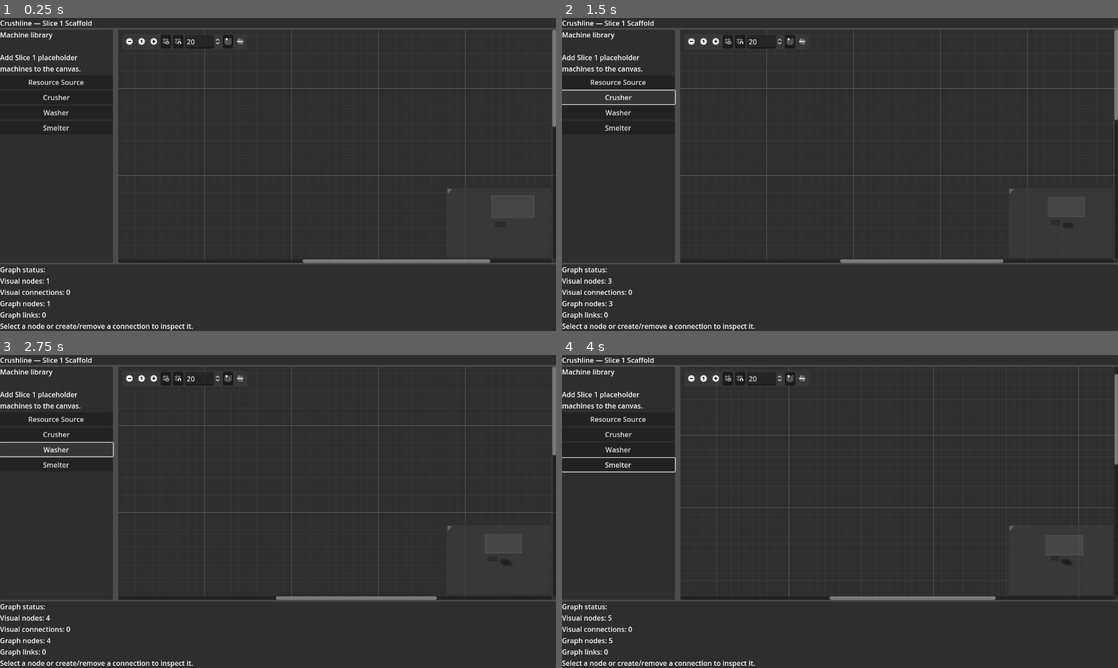
Above: before the commit, frames 1-4 (two rows, left to right).
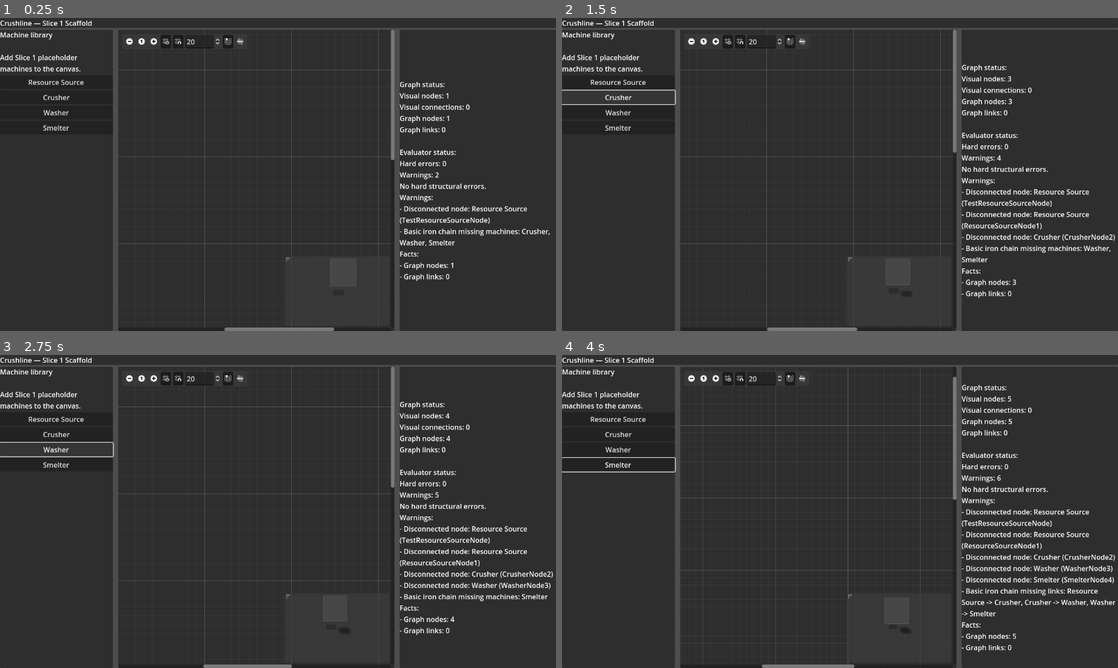
Above: after the commit, the same moments.

Repository: killerbearddude/Crushline-Godot
Game: Godot game, scene res://scenes/main/Main.tscn
Same seed, same stepped clock (60 frames per second), same inputs: the game is played once before the commit and once after it.
Inputs (mouse positions are in pixels of both pictures, inside the frame that each line leads up to):
- Up to frame 1 (0.25 s): no input
- Up to frame 2 (1.5 s): click "Resource Source" at 0.5 s; click "Crusher" at 1.25 s
- Up to frame 3 (2.75 s): click "Washer" at 2 s
- Up to frame 4 (4 s): click "Smelter" at 2.75 s; click (689, 380) at 3.5 s

The runs differ from the first frame. In frame 1, 5.8% of the frame differs, in the area x 0-100%, y 3-100%; in frame 2, 6.2%; in frame 3, 6.4%; in frame 4, 7.2%.

Commit message:
Add graph model diagnostics (#12)
* Add evaluation result container

* Add graph evaluator

* Run graph evaluator for status

* Add uid sidecar

* Add uid sidecar

* Move diagnostics panel to right side

* Update diagnostics panel paths

Diff:
--- a/scenes/main/Main.tscn
+++ b/scenes/main/Main.tscn
@@ -59,15 +59,19 @@
 layout_mode = 2
 text = "Smelter"
 
-[node name="ProductionGraphView" parent="Root/Body" instance=ExtResource("1")]
+[node name="WorkArea" type="HSplitContainer" parent="Root/Body"]
 layout_mode = 2
 size_flags_horizontal = 3
 
-[node name="DiagnosticsPanel" type="PanelContainer" parent="Root"]
-custom_minimum_size = Vector2(0, 120)
+[node name="ProductionGraphView" parent="Root/Body/WorkArea" instance=ExtResource("1")]
+layout_mode = 2
+size_flags_horizontal = 3
+
+[node name="DiagnosticsPanel" type="PanelContainer" parent="Root/Body/WorkArea"]
+custom_minimum_size = Vector2(360, 0)
 layout_mode = 2
 
-[node name="DiagnosticsLabel" type="Label" parent="Root/DiagnosticsPanel"]
+[node name="DiagnosticsLabel" type="Label" parent="Root/Body/WorkArea/DiagnosticsPanel"]
 layout_mode = 2
 text = "Diagnostics placeholder: deficits, bottlenecks, zero-output links, power state, unmanaged byproducts, and objective progress."
 autowrap_mode = 3
--- /dev/null
+++ b/scripts/simulation/evaluation_result.gd
@@ -0,0 +1,56 @@
+extends RefCounted
+
+var hard_errors: Array[String] = []
+var warnings: Array[String] = []
+var facts: Array[String] = []
+
+func add_hard_error(message: String) -> void:
+	hard_errors.append(message)
+
+func add_warning(message: String) -> void:
+	warnings.append(message)
+
+func add_fact(message: String) -> void:
+	facts.append(message)
+
+func hard_error_count() -> int:
+	return hard_errors.size()
+
+func warning_count() -> int:
+	return warnings.size()
+
+func passed() -> bool:
+	return hard_errors.is_empty()
+
+func describe() -> String:
+	var lines: Array[String] = []
+	lines.append("Evaluator status:")
+	lines.append("Hard errors: %d" % hard_error_count())
+	lines.append("Warnings: %d" % warning_count())
+
+	if hard_errors.is_empty():
+		lines.append("No hard structural errors.")
+	else:
+		lines.append("Hard structural errors:")
+		for message in hard_errors:
+			lines.append("- %s" % message)
+
+	if not warnings.is_empty():
+		lines.append("Warnings:")
+		for message in warnings:
+			lines.append("- %s" % message)
+
+	if not facts.is_empty():
+		lines.append("Facts:")
+		for message in facts:
+			lines.append("- %s" % message)
+
+	return _join_lines(lines)
+
+func _join_lines(lines: Array[String]) -> String:
+	var text := ""
+	for line in lines:
+		if text != "":
+			text += "\n"
+		text += line
+	return text
--- /dev/null
+++ b/scripts/simulation/graph_evaluator.gd
@@ -0,0 +1,88 @@
+extends RefCounted
+
+const EvaluationResult = preload("res://scripts/simulation/evaluation_result.gd")
+
+static func evaluate(model: RefCounted) -> RefCounted:
+	var output := EvaluationResult.new()
+	output.add_fact("Graph nodes: %d" % model.node_count())
+	output.add_fact("Graph links: %d" % model.link_count())
+
+	if model.node_count() == 0:
+		output.add_warning("Graph has no machine nodes.")
+		return output
+
+	_check_links(model, output)
+	_check_disconnected_nodes(model, output)
+	_check_basic_iron_chain(model, output)
+	return output
+
+
+static func _check_links(model: RefCounted, output: RefCounted) -> void:
+	for link_record in model.link_records:
+		if link_record.from_node_id == link_record.to_node_id:
+			output.add_hard_error("Self-link found in model: %s" % link_record.describe())
+
+		if not model.node_records.has(link_record.from_node_id):
+			output.add_hard_error("Link source is missing: %s" % link_record.describe())
+
+		if not model.node_records.has(link_record.to_node_id):
+			output.add_hard_error("Link target is missing: %s" % link_record.describe())
+
+
+static func _check_disconnected_nodes(model: RefCounted, output: RefCounted) -> void:
+	var linked_node_ids := {}
+	for link_record in model.link_records:
+		linked_node_ids[link_record.from_node_id] = true
+		linked_node_ids[link_record.to_node_id] = true
+
+	for node_id in model.node_records.keys():
+		if linked_node_ids.has(node_id):
+			continue
+
+		var node_record = model.node_records[node_id]
+		output.add_warning("Disconnected node: %s (%s)" % [node_record.display_name, node_record.id])
+
+
+static func _check_basic_iron_chain(model: RefCounted, output: RefCounted) -> void:
+	var required_names := ["Resource Source", "Crusher", "Washer", "Smelter"]
+	var missing_names: Array[String] = []
+	for display_name in required_names:
+		if not _has_node_named(model, display_name):
+			missing_names.append(display_name)
+
+	if not missing_names.is_empty():
+		output.add_warning("Basic iron chain missing machines: %s" % ", ".join(missing_names))
+		return
+
+	var missing_steps: Array[String] = []
+	if not _has_link_between_names(model, "Resource Source", "Crusher"):
+		missing_steps.append("Resource Source -> Crusher")
+	if not _has_link_between_names(model, "Crusher", "Washer"):
+		missing_steps.append("Crusher -> Washer")
+	if not _has_link_between_names(model, "Washer", "Smelter"):
+		missing_steps.append("Washer -> Smelter")
+
+	if missing_steps.is_empty():
+		output.add_fact("Basic iron chain scaffold is connected.")
+	else:
+		output.add_warning("Basic iron chain missing links: %s" % ", ".join(missing_steps))
+
+
+static func _has_node_named(model: RefCounted, display_name: String) -> bool:
+	for node_record in model.node_records.values():
+		if node_record.display_name == display_name:
+			return true
+	return false
+
+
+static func _has_link_between_names(model: RefCounted, from_display_name: String, to_display_name: String) -> bool:
+	for link_record in model.link_records:
+		var from_record = model.node_records.get(link_record.from_node_id)
+		var to_record = model.node_records.get(link_record.to_node_id)
+		if from_record == null or to_record == null:
+			continue
+
+		if from_record.display_name == from_display_name and to_record.display_name == to_display_name:
+			return true
+
+	return false
--- a/scripts/ui/graph_view_controller.gd
+++ b/scripts/ui/graph_view_controller.gd
@@ -5,10 +5,12 @@
 const TEST_NODE_NAME := "TestResourceSourceNode"
 const MACHINE_GRAPH_NODE_SCENE_PATH := "res://scenes/graph/MachineGraphNode.tscn"
 const CanvasAdapter = preload("res://scripts/graph/canvas_adapter.gd")
+const GraphEvaluator = preload("res://scripts/simulation/graph_evaluator.gd")
 const PORT_TYPE_RESOURCE := 0
 
 var next_node_index := 0
 var graph_model: RefCounted = null
+var graph_evaluation: RefCounted = null
 
 func _ready() -> void:
 	add_valid_connection_type(PORT_TYPE_RESOURCE, PORT_TYPE_RESOURCE)
@@ -110,6 +112,7 @@
 
 func _refresh_graph_model() -> void:
 	graph_model = CanvasAdapter.build_model(self)
+	graph_evaluation = GraphEvaluator.evaluate(graph_model)
 
 
 func _describe_connection(action: String, from_node: StringName, from_port: int, to_node: StringName, to_port: int) -> String:
@@ -125,11 +128,12 @@
 
 
 func _describe_graph_status() -> String:
-	return "Graph status:\nVisual nodes: %d\nVisual connections: %d\nGraph nodes: %d\nGraph links: %d\nSelect a node or create/remove a connection to inspect it." % [
+	return "Graph status:\nVisual nodes: %d\nVisual connections: %d\nGraph nodes: %d\nGraph links: %d\n\n%s" % [
 		_count_graph_nodes(),
 		get_connection_list().size(),
 		graph_model.node_count(),
 		graph_model.link_count(),
+		graph_evaluation.describe(),
 	]
 
 
--- a/scripts/ui/main_controller.gd
+++ b/scripts/ui/main_controller.gd
@@ -1,7 +1,7 @@
 extends Control
 
-@onready var graph_view := get_node("Root/Body/ProductionGraphView") as GraphEdit
-@onready var diagnostics_label := get_node("Root/DiagnosticsPanel/DiagnosticsLabel") as Label
+@onready var graph_view := get_node("Root/Body/WorkArea/ProductionGraphView") as GraphEdit
+@onready var diagnostics_label := get_node("Root/Body/WorkArea/DiagnosticsPanel/DiagnosticsLabel") as Label
 
 func _ready() -> void:
 	_bind_button("Root/Body/MachineLibraryPanel/MachineLibraryContents/AddResourceSourceButton", "Resource Source", "In: none", "Out: Iron Ore")
Not shown, added: scripts/simulation/evaluation_result.gd.uid
Not shown, added: scripts/simulation/graph_evaluator.gd.uid
